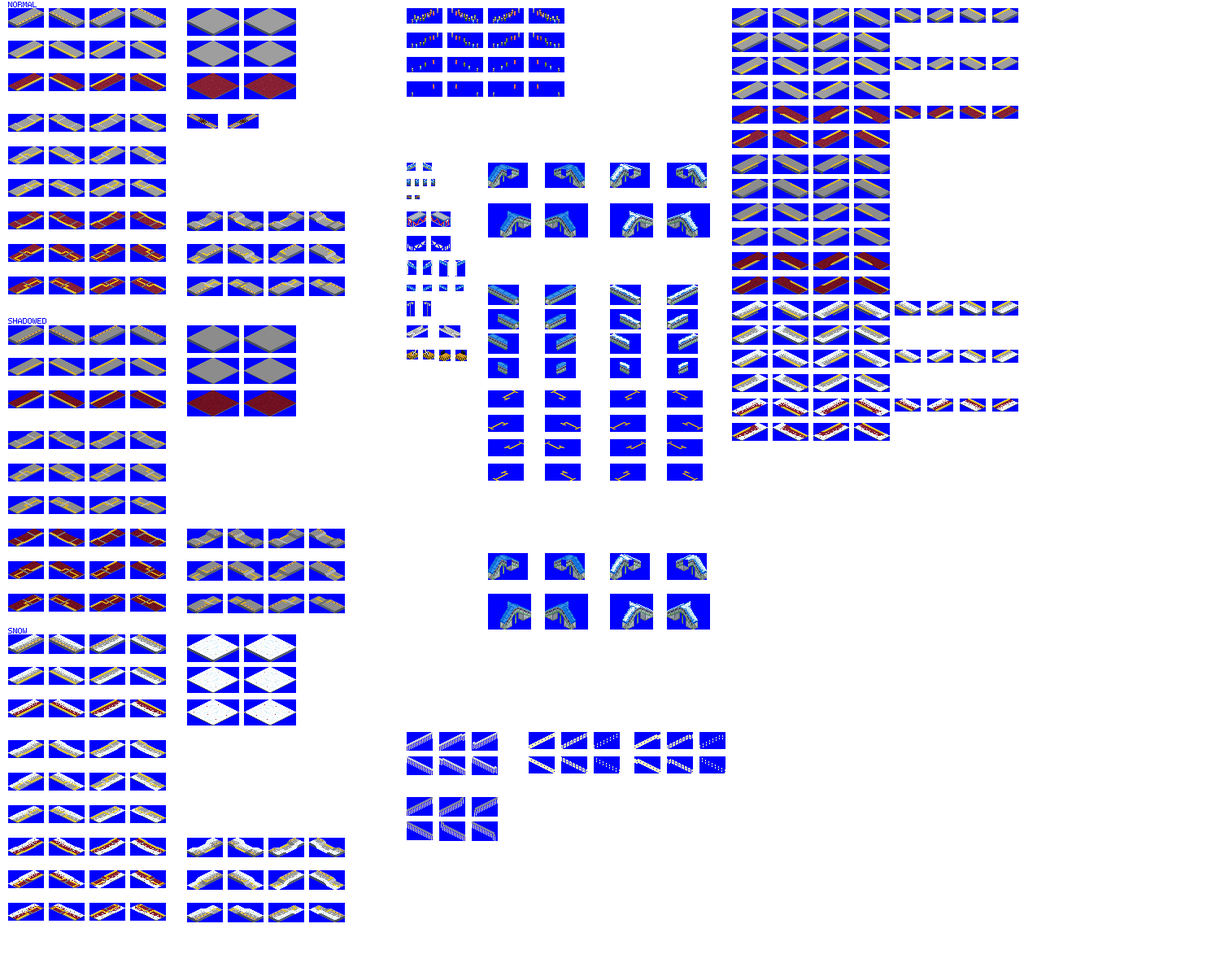
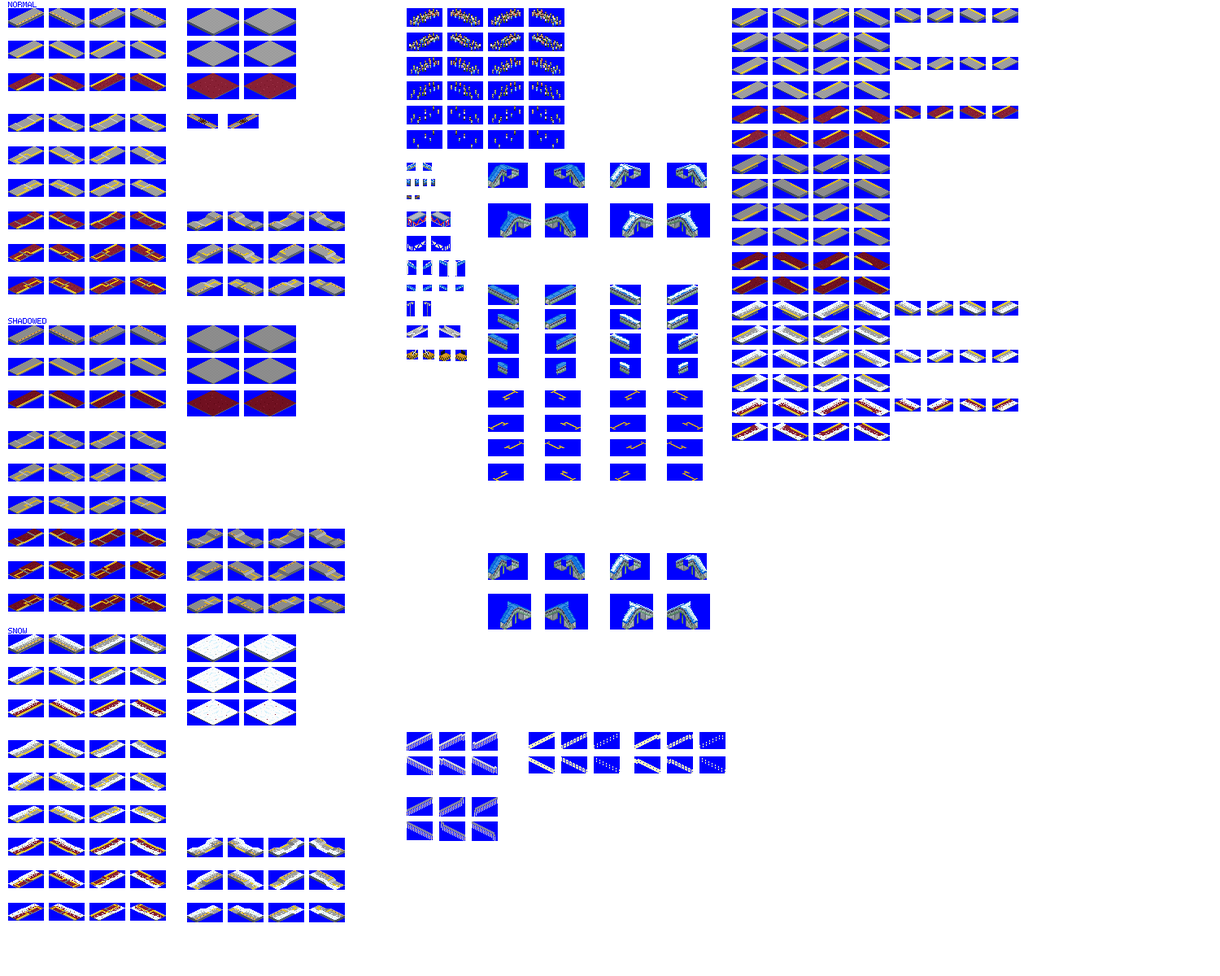
Layered file, before and after one edit (1220 x 976). Changes by layer:
painted on "platforms" over [409, 8, 563, 149]
hid "temporary", painted on it over [406, 11, 443, 27]
painted on "bg" over [406, 23, 565, 149]
